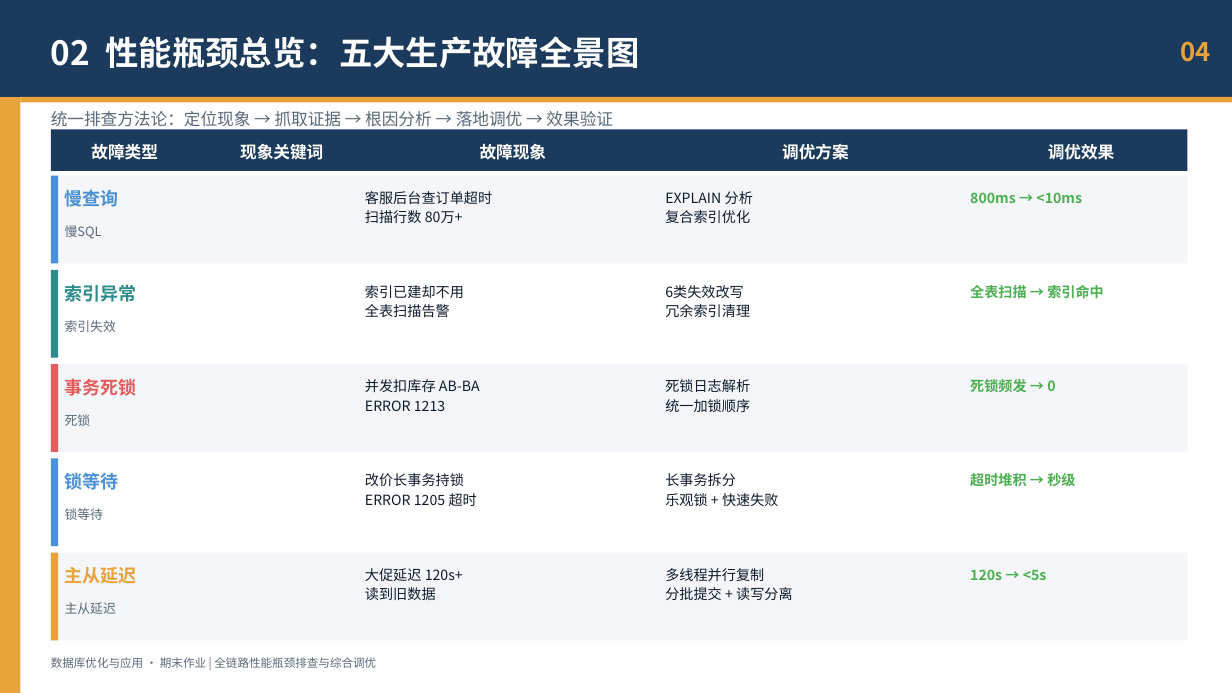
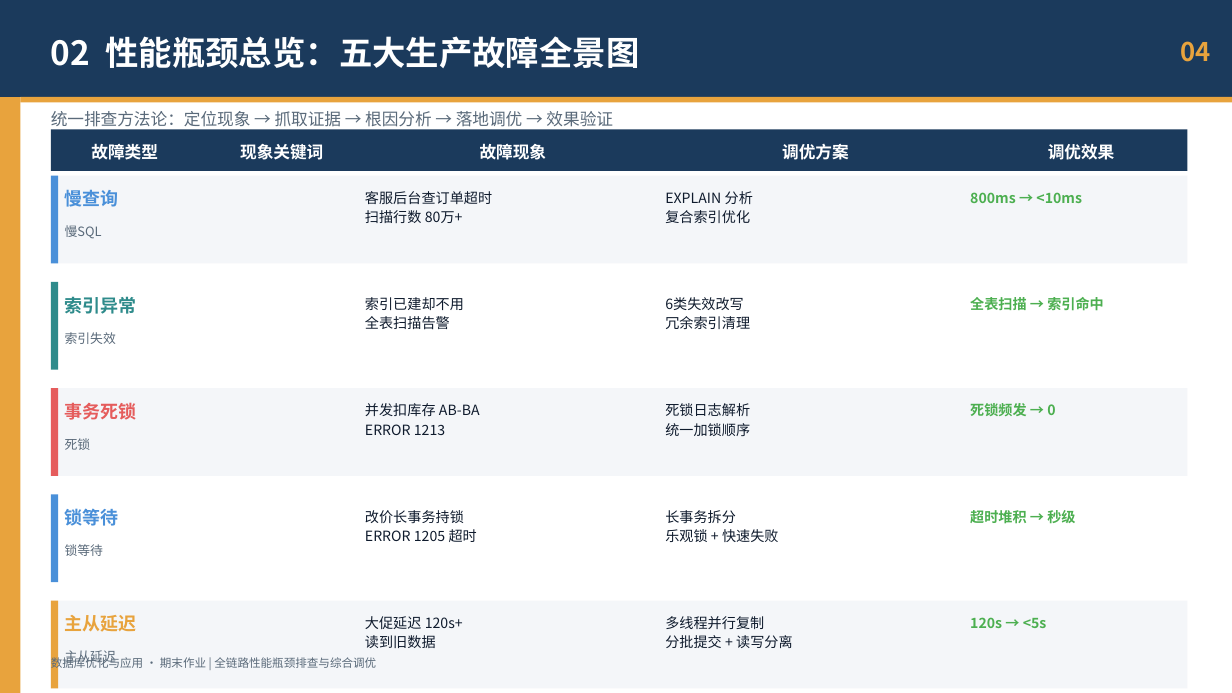
Before and after one commit to nxj23/-, a slide deck: slide 4 of db_optimization_demo/ppt/全链路性能瓶颈排查与综合调优_优化版.pptx. Drawn at 1232x693 pixels with LibreOffice and Linux fonts; fonts in the diff are those of the drawing. Boxes give left, top, right and bottom in pixels: in the first picture for what was removed or moved away, otherwise in the second. Text is boxed around its words. In the diff, an @@ line names an element or a change of style, - is before the commit and + after.

Commit message:
feat: 数据库性能瓶颈排查与调优汇报

```diff
--- a/db_optimization_demo/ppt/全链路性能瓶颈排查与综合调优_优化版.pptx
+++ b/db_optimization_demo/ppt/全链路性能瓶颈排查与综合调优_优化版.pptx
@@ 5 texts, 2 rectangles: place and size @@
-5 texts, 2 rectangles at [51,270,1188,358]
+5 texts, 2 rectangles at [51,282,1188,370]
@@ 5 texts, 2 rectangles: place and size @@
-5 texts, 2 rectangles at [51,364,1188,452]
+5 texts, 2 rectangles at [51,388,1188,476]
@@ 5 texts, 2 rectangles: place and size @@
-5 texts, 2 rectangles at [51,458,1188,546]
+5 texts, 2 rectangles at [51,494,1188,582]
@@ 5 texts, 2 rectangles: place and size @@
-5 texts, 2 rectangles at [51,553,1188,640]
+5 texts, 2 rectangles at [51,601,1188,689]
```
Also in this commit, not shown: 8 other slides changed, 1 other file.
